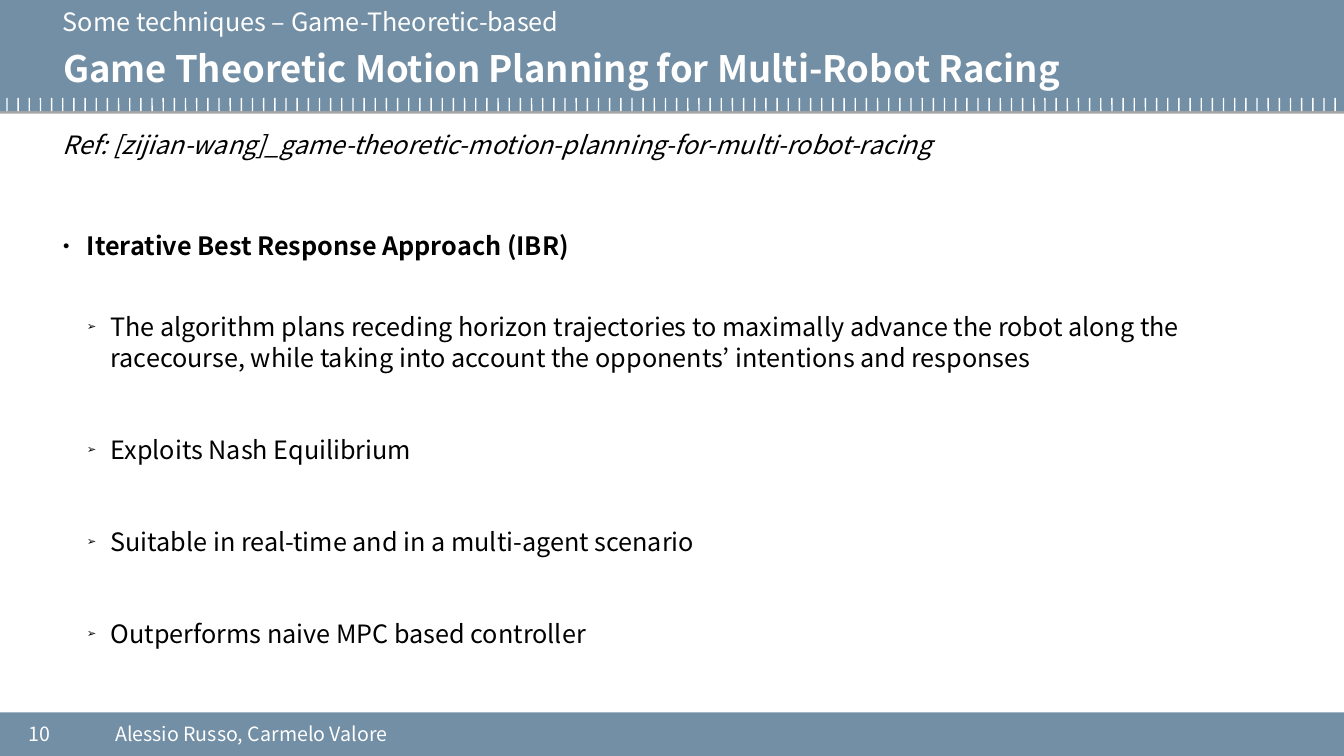
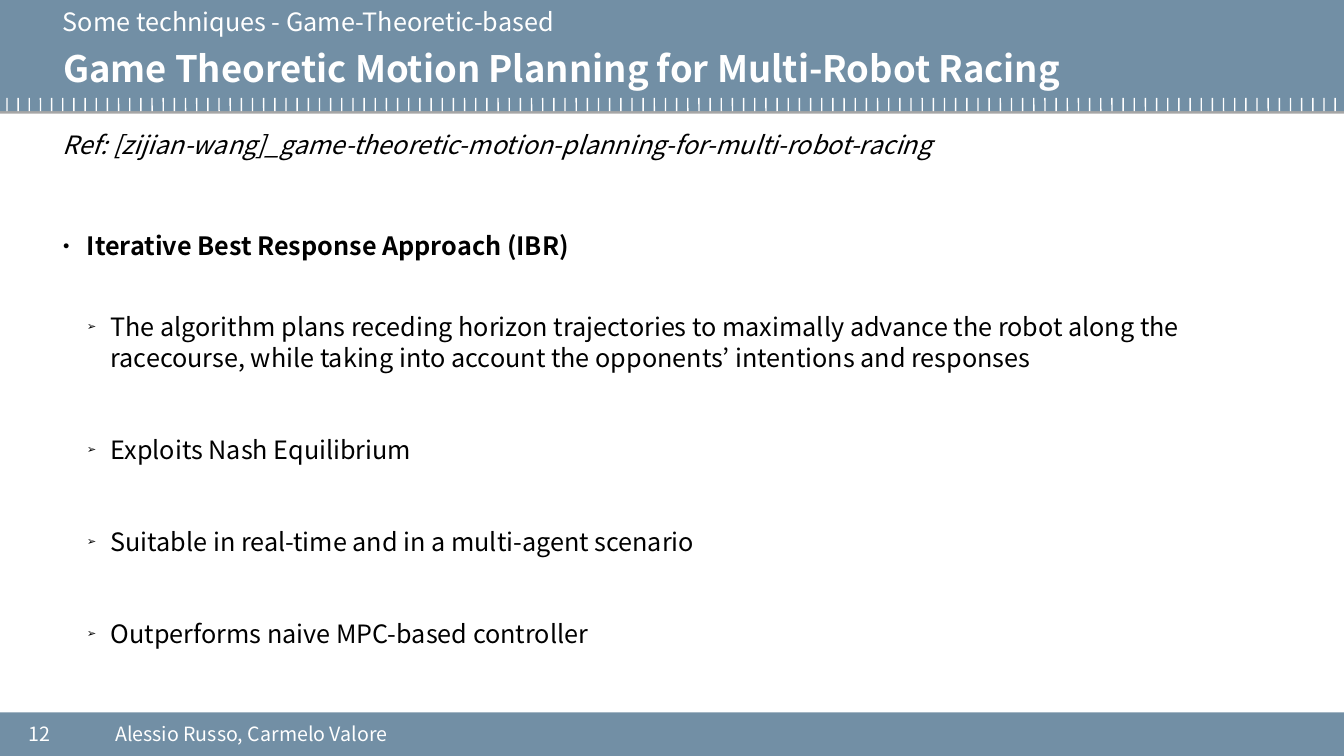
Before and after one commit to cvalore/mida2-project, a slide deck: slide 12 of presentazione_06-05-2020.odp (slide 10 before the commit). Drawn at 1344x756 pixels with LibreOffice and Linux fonts; fonts in the diff are those of the drawing; background and template pictures are left out. Boxes give left, top, right and bottom in pixels: in the first picture for what was removed or moved away, otherwise in the second. Text is boxed around its words. In the diff, an @@ line names an element or a change of style, - is before the commit and + after.

```diff
--- a/presentazione_06-05-2020.odp
+++ b/presentazione_06-05-2020.odp
@@ text at [63,11,553,37]: text changed @@
-Some techniques – Game-Theoretic-based
+Some techniques - Game-Theoretic-based
@@ text at [111,622,588,649]: text changed @@
-  ➢ Outperforms naive MPC based controller
+  ➢ Outperforms naive MPC-based controller
@@ page number at [29,726,51,741]: text changed @@
-10
+12
```
Also in this commit, not shown: 8 other slides changed, 5 slides added, 1 slide removed.
